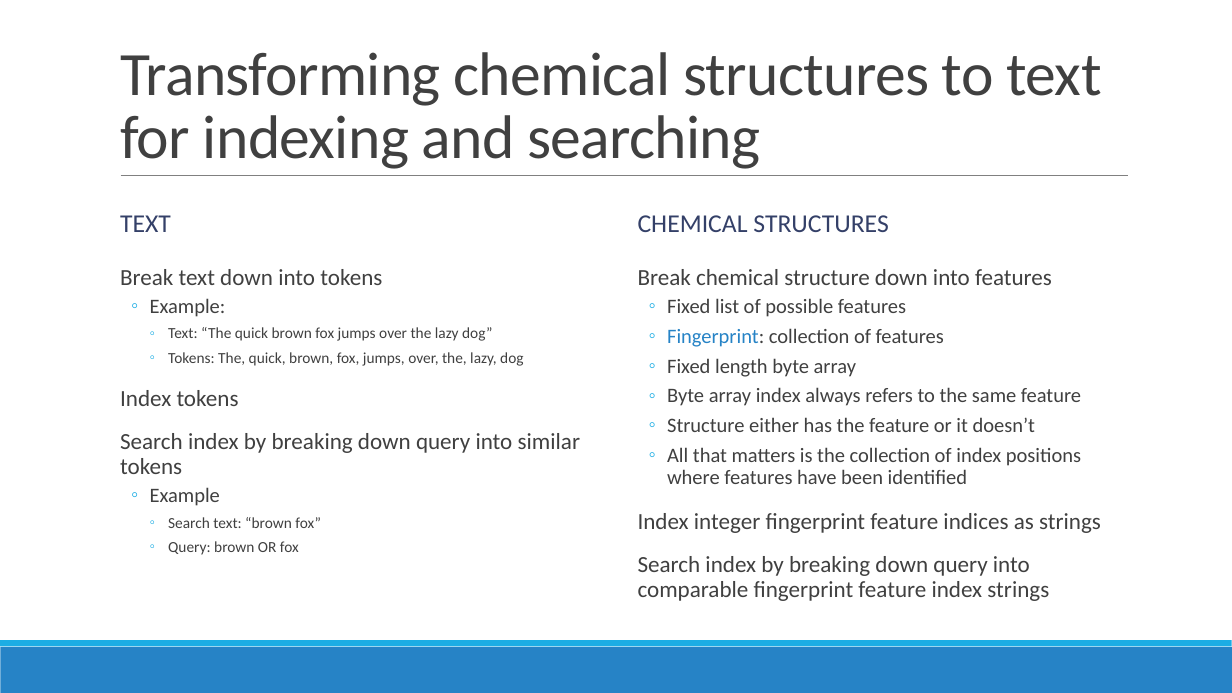
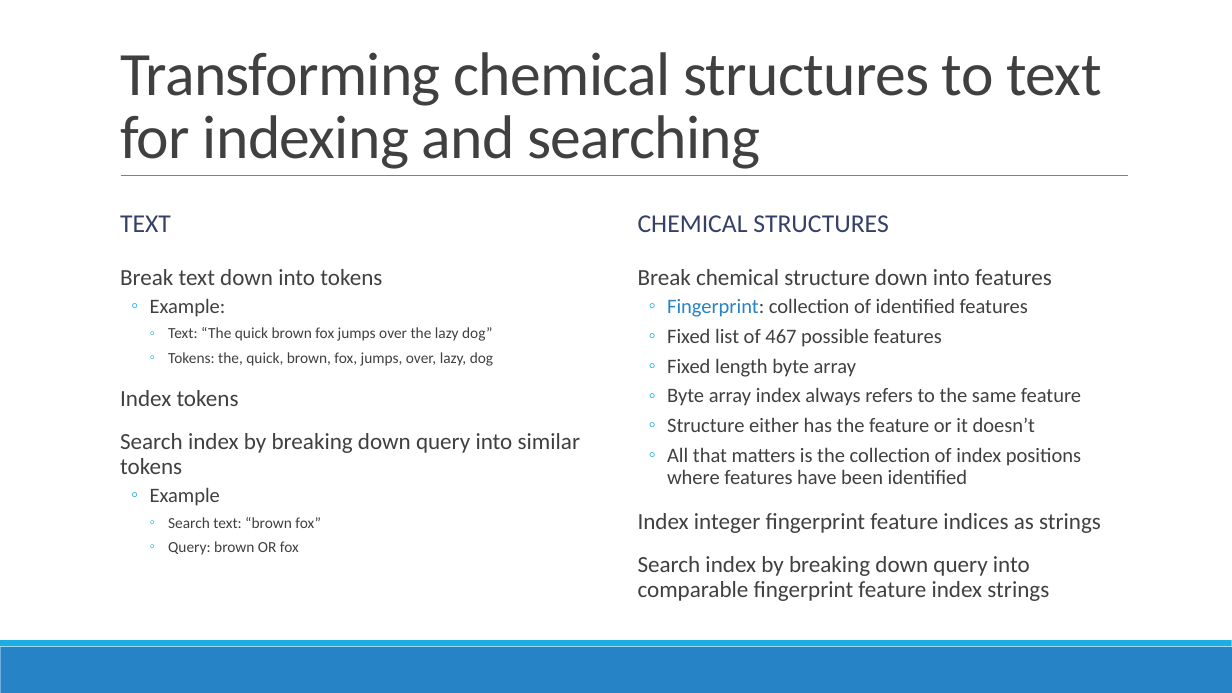
Before and after one commit to jvaneikeren/ChemicalStructureSearchingDemo, a slide deck: slide 9 of Presentation.pptx. Drawn at 1232x693 pixels with LibreOffice and Linux fonts; fonts in the diff are those of the drawing. Boxes give left, top, right and bottom in pixels: in the first picture for what was removed or moved away, otherwise in the second. Text is boxed around its words. In the diff, an @@ line names an element or a change of style, - is before the commit and + after.

```diff
--- a/Presentation.pptx
+++ b/Presentation.pptx
@@ text at box(667, 298, 1028, 347): text changed @@
-  ◦ Fixed list of possible features
-  ◦ Fingerprint: collection of features
+  ◦ Fingerprint: collection of identified features
+  ◦ Fixed list of 467 possible features
@@ text at box(168, 352, 493, 366): text changed @@
-    ◦ Tokens: The, quick, brown, fox, jumps, over, the, lazy, dog
+    ◦ Tokens: the, quick, brown, fox, jumps, over, lazy, dog
```
Also in this commit, not shown: 8 other slides changed, 7 other files.
